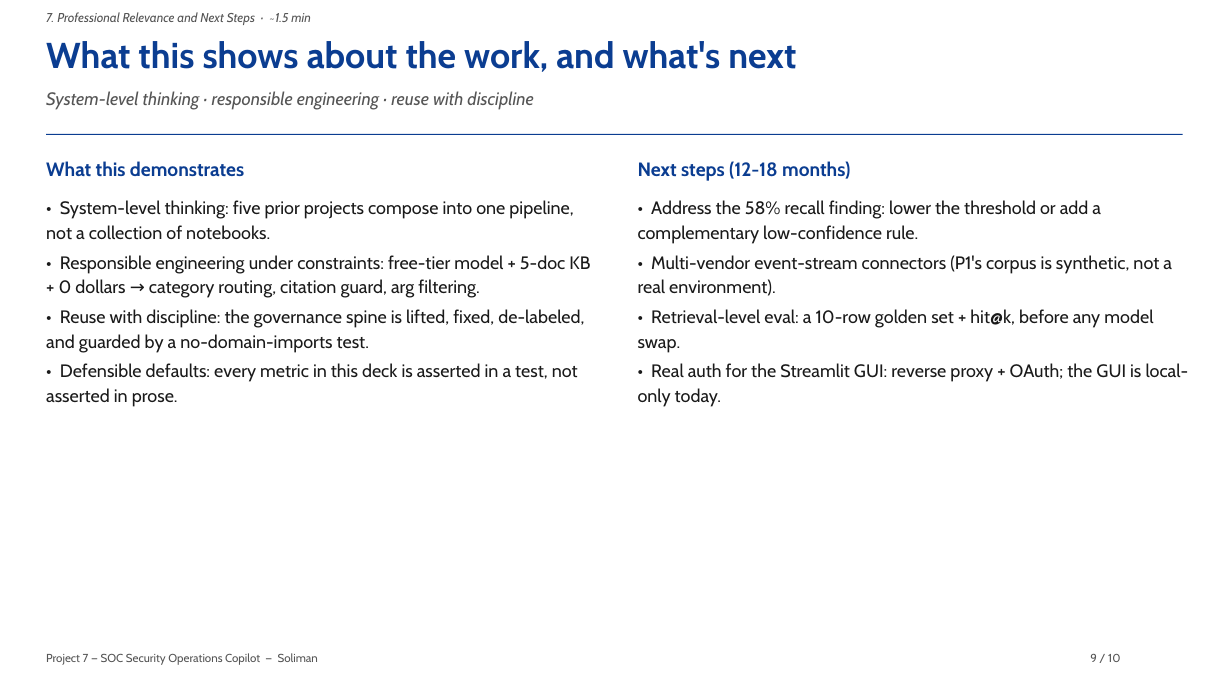
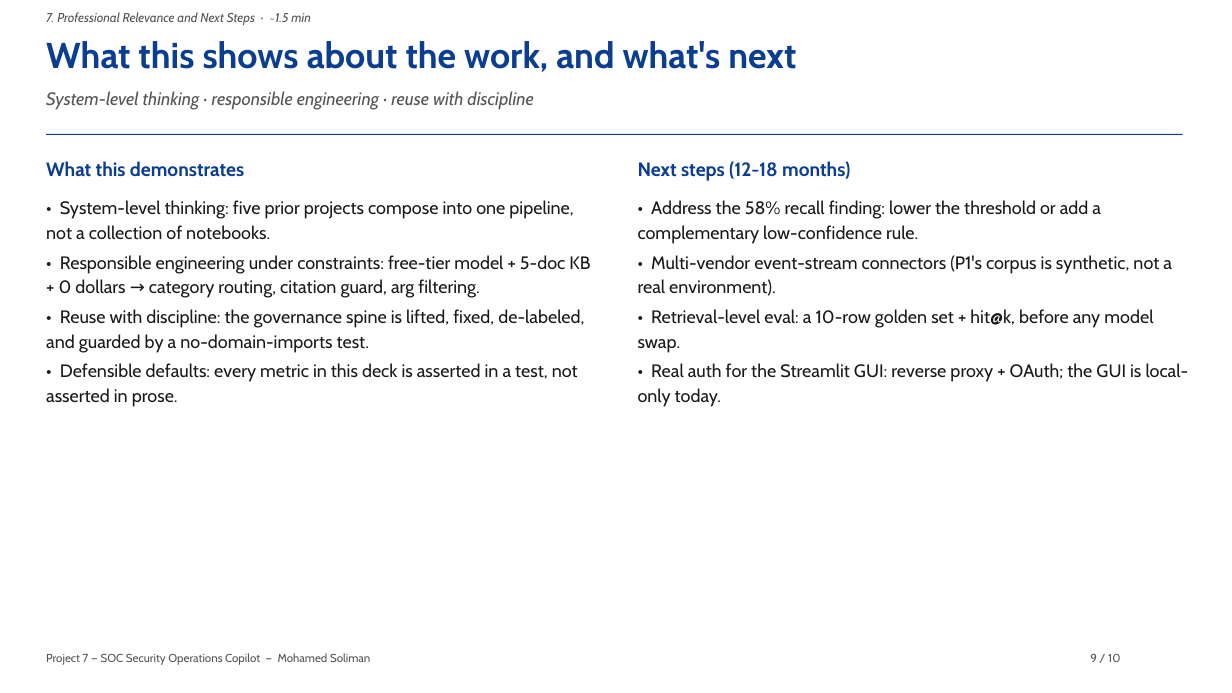
Before and after one commit to Soliman2020/master_capstone_07, a slide deck: slide 9 of reports/Professional_Industry_Defense_Deck.pptx. Drawn at 1232x693 pixels with LibreOffice and Linux fonts; fonts in the diff are those of the drawing. Boxes give left, top, right and bottom in pixels: in the first picture for what was removed or moved away, otherwise in the second. Text is boxed around its words. In the diff, an @@ line names an element or a change of style, - is before the commit and + after.

```diff
--- a/reports/Professional_Industry_Defense_Deck.pptx
+++ b/reports/Professional_Industry_Defense_Deck.pptx
@@ text at bbox=[46, 653, 370, 665]: text changed @@
-Project 7 — SOC Security Operations Copilot — Soliman
+Project 7 — SOC Security Operations Copilot — Mohamed Soliman
```
Also in this commit, not shown: 9 other slides changed.
